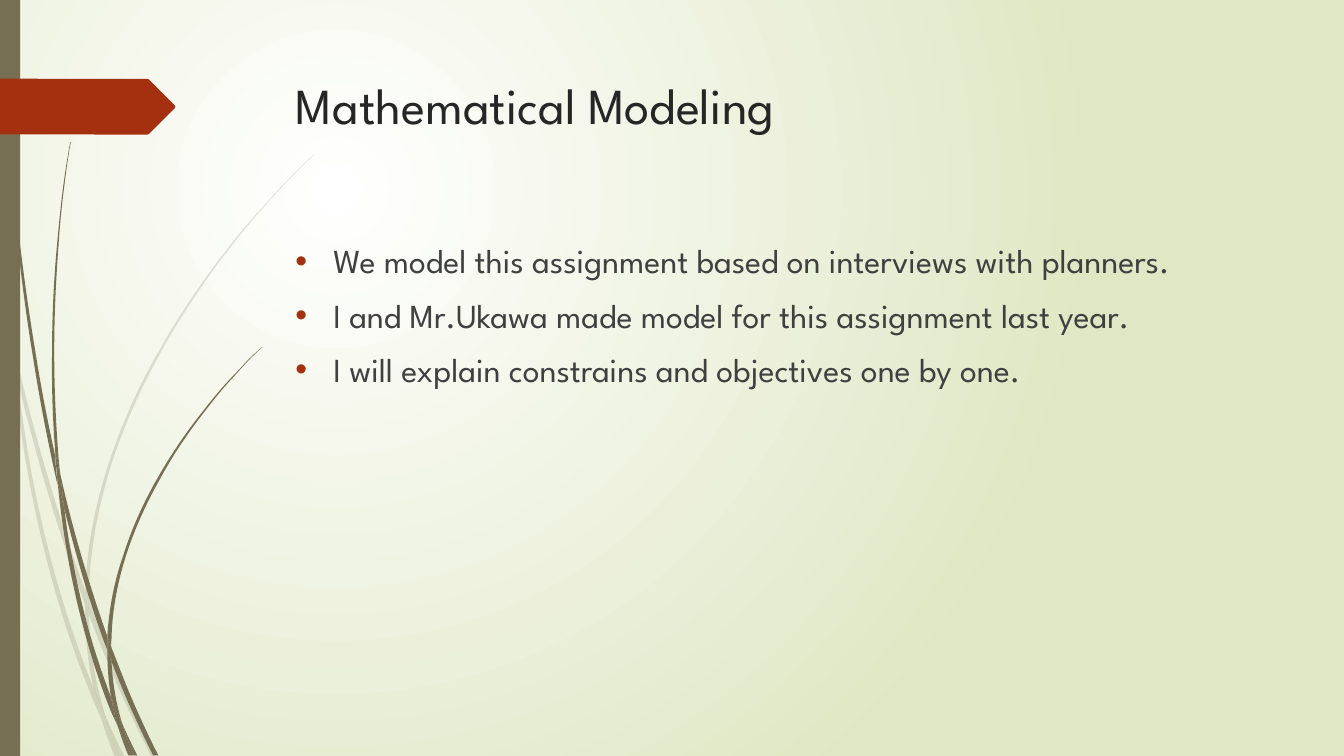
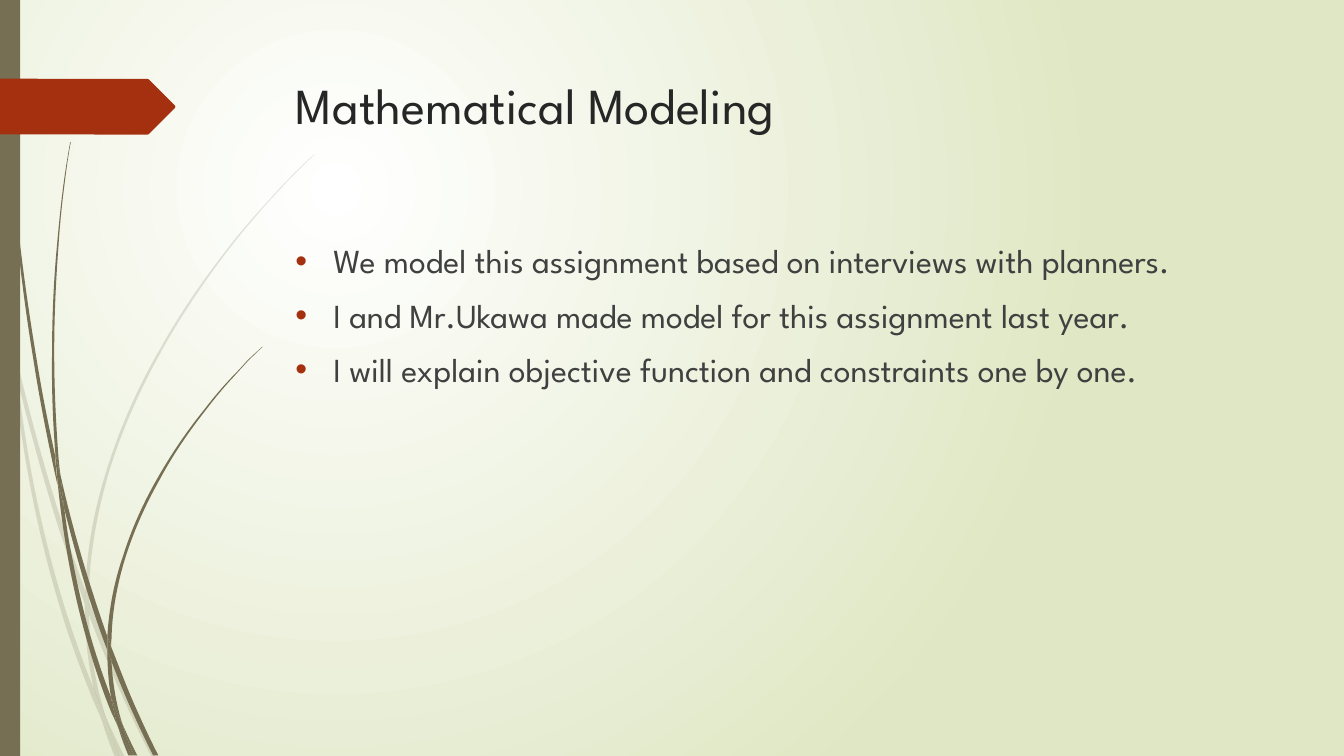
Before and after one commit to r-kurosu/kline_new, a slide deck: slide 8 of 中間報告.pptx. Drawn at 1344x756 pixels with LibreOffice and Linux fonts; fonts in the diff are those of the drawing. Boxes give left, top, right and bottom in pixels: in the first picture for what was removed or moved away, otherwise in the second. Text is boxed around its words. In the diff, an @@ line names an element or a change of style, - is before the commit and + after.

```diff
--- a/中間報告.pptx
+++ b/中間報告.pptx
@@ text at (333, 358, 1137, 390): text changed @@
-• I will explain constrains and objectives one by one.
+• I will explain objective function and constraints one by one.
```
Also in this commit, not shown: 7 other slides changed, 3 other files.
